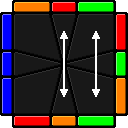
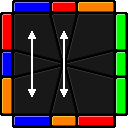
Two versions of the same layered image (128px x 128px). Layer-by-layer changes:
painted on "arrow" over [28, 31, 100, 97]
painted on "color" over [2, 2, 126, 126]
